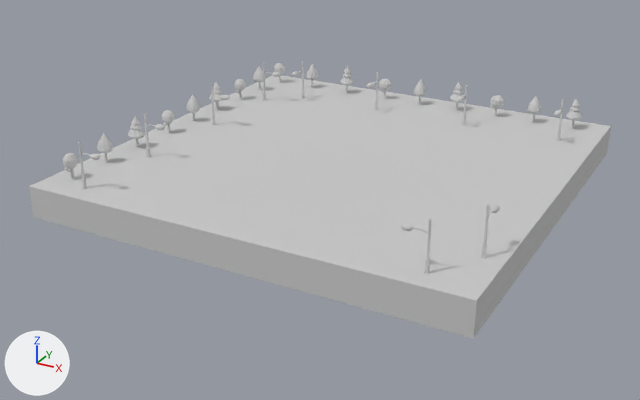
The OBJ model Resource/road_3/c.obj, before and after one commit.
Rendered twice from a camera (50 mm lens) standing at (1993.0, -3899.0, 1816.0) and looking at (-63.0, -161.0, -54.0). The lights are fixed; the arrows at lower left show +X, +Y and +Z. Where no turn or scale is listed for an object, it has been applied to the vertices.

Script lines for the objects in view, before the commit:
```python
me_c = bpy.data.meshes.new('c')
me_c.from_pydata(...)  # 4439 vertices, 8390 faces; spans x -1126.0..1126.0, y -1126.0..1126.0, z 0.0..396.0
me_c.materials.append(mat_material__16356)  # light grey #cacaca
ob_c = bpy.data.objects.new('c', me_c)
ob_c.location = (0.0, 0.0, 0.0)
```
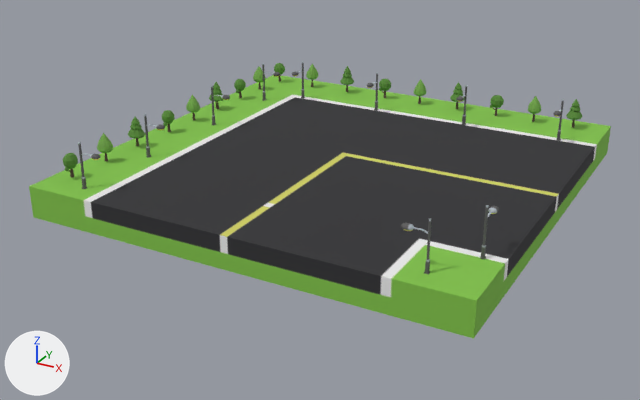
Patch to the scene script:
```diff
--- a/Resource/road_3/c.obj.py
+++ b/Resource/road_3/c.obj.py
@@ img_object154diffusemap_png @@
+img_object154diffusemap_png = load_image('Object154DiffuseMap.png', 'Object154DiffuseMap.png', 2048, 2048, 'sRGB')
@@ mat_material__18448 @@
+mat_material__18448 = principled_material('Material__18448')
+mat_material__18448.texture = img_object154diffusemap_png
+mat_material__18448.roughness = 0.9
@@ me_c @@
 me_c.from_pydata(...)  # 4439 vertices, 8390 faces; spans x -1126.0..1126.0, y -1126.0..1126.0, z 0.0..396.0
-me_c.materials.append(mat_material__16356)  # light grey #cacaca
+me_c.materials.append(mat_material__18448)  # picture img_object154diffusemap_png
```

Pixel boxes (x1, y1, x2, y2) of what changed, in the pictures (640 x 400 px):
'c', recoloured: (29, 62, 611, 339) in both
